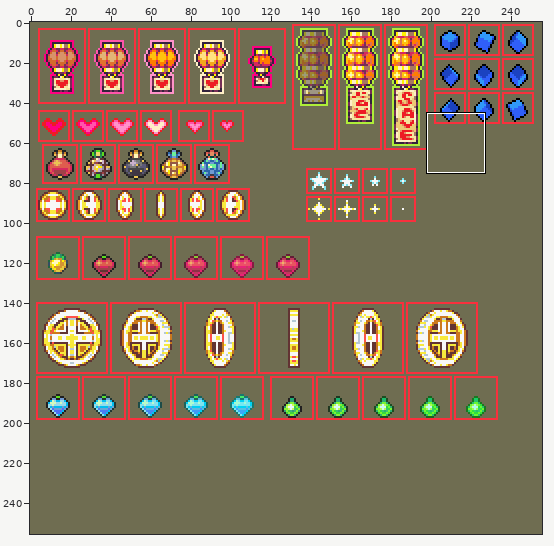
One commit to this sprite sheet: images/props/items.png. Above: a wide view before the commit, with the close-up outlined.
Close-up. Before:
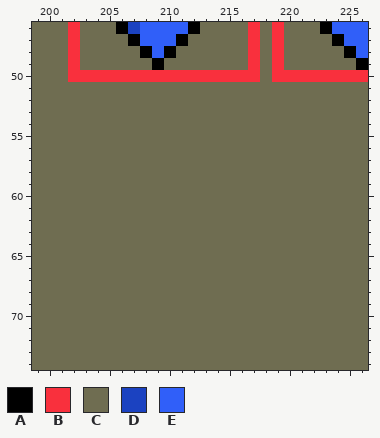
The file is 256x256 pixels. Colours within 5 levels of each other are drawn and written as one. Shown: x 199..226, y 46..74.
Palette (. is transparent): A #000000  B #f9303d  C #6f6d51  D #1b42c1  E #305ff9
Pixels before, first column x 199:
46 CCCBCCCADEEEEACCCCBCBCCCAEEE
47 CCCBCCCCAEEEACCCCCBCBCCCCAEE
48 CCCBCCCCCAEACCCCCCBCBCCCCCAE
49 CCCBCCCCCCACCCCCCCBCBCCCCCCA
50 CCCBBBBBBBBBBBBBBBBCBBBBBBBB
51 CCCCCCCCCCCCCCCCCCCCCCCCCCCC
52 CCCCCCCCCCCCCCCCCCCCCCCCCCCC
53 CCCCCCCCCCCCCCCCCCCCCCCCCCCC
54 CCCCCCCCCCCCCCCCCCCCCCCCCCCC
55 CCCCCCCCCCCCCCCCCCCCCCCCCCCC
56 CCCCCCCCCCCCCCCCCCCCCCCCCCCC
57 CCCCCCCCCCCCCCCCCCCCCCCCCCCC
58 CCCCCCCCCCCCCCCCCCCCCCCCCCCC
59 CCCCCCCCCCCCCCCCCCCCCCCCCCCC
60 CCCCCCCCCCCCCCCCCCCCCCCCCCCC
61 CCCCCCCCCCCCCCCCCCCCCCCCCCCC
62 CCCCCCCCCCCCCCCCCCCCCCCCCCCC
63 CCCCCCCCCCCCCCCCCCCCCCCCCCCC
64 CCCCCCCCCCCCCCCCCCCCCCCCCCCC
65 CCCCCCCCCCCCCCCCCCCCCCCCCCCC
66 CCCCCCCCCCCCCCCCCCCCCCCCCCCC
67 CCCCCCCCCCCCCCCCCCCCCCCCCCCC
68 CCCCCCCCCCCCCCCCCCCCCCCCCCCC
69 CCCCCCCCCCCCCCCCCCCCCCCCCCCC
70 CCCCCCCCCCCCCCCCCCCCCCCCCCCC
71 CCCCCCCCCCCCCCCCCCCCCCCCCCCC
72 CCCCCCCCCCCCCCCCCCCCCCCCCCCC
73 CCCCCCCCCCCCCCCCCCCCCCCCCCCC
74 CCCCCCCCCCCCCCCCCCCCCCCCCCCC
After:
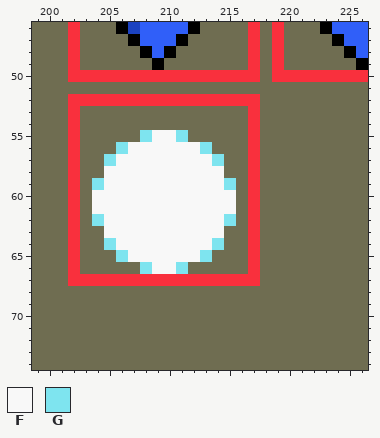
Colours new in this view: F #f8f8f8  G #7ee4ef
What changed:
Colour B replaces colour C in row 52 at x 202 to 217; in rows 53 to 66 at x 202 and 217; in row 67 at x 202 to 217.
Colour F replaces colour C in row 55 at x 209 to 210; in row 56 at x 207 to 212; in row 57 at x 206 to 213; in rows 58 to 59 at x 205 to 214; in rows 60 to 61 at x 204 to 215; in rows 62 to 63 at x 205 to 214.
Colour F replaces colour C in row 64 at x 206 to 213; in row 65 at x 207 to 212; in row 66 at x 209 to 210.
Colour G replaces colour C in row 55 at x 208 and 211; in row 56 at x 206 and 213; in row 57 at x 205 and 214; in row 59 at x 204 and 215; in row 62 at x 204 and 215; in row 64 at x 205 and 214.
Colour G replaces colour C in row 65 at x 206 and 213; in row 66 at x 208 and 211.
